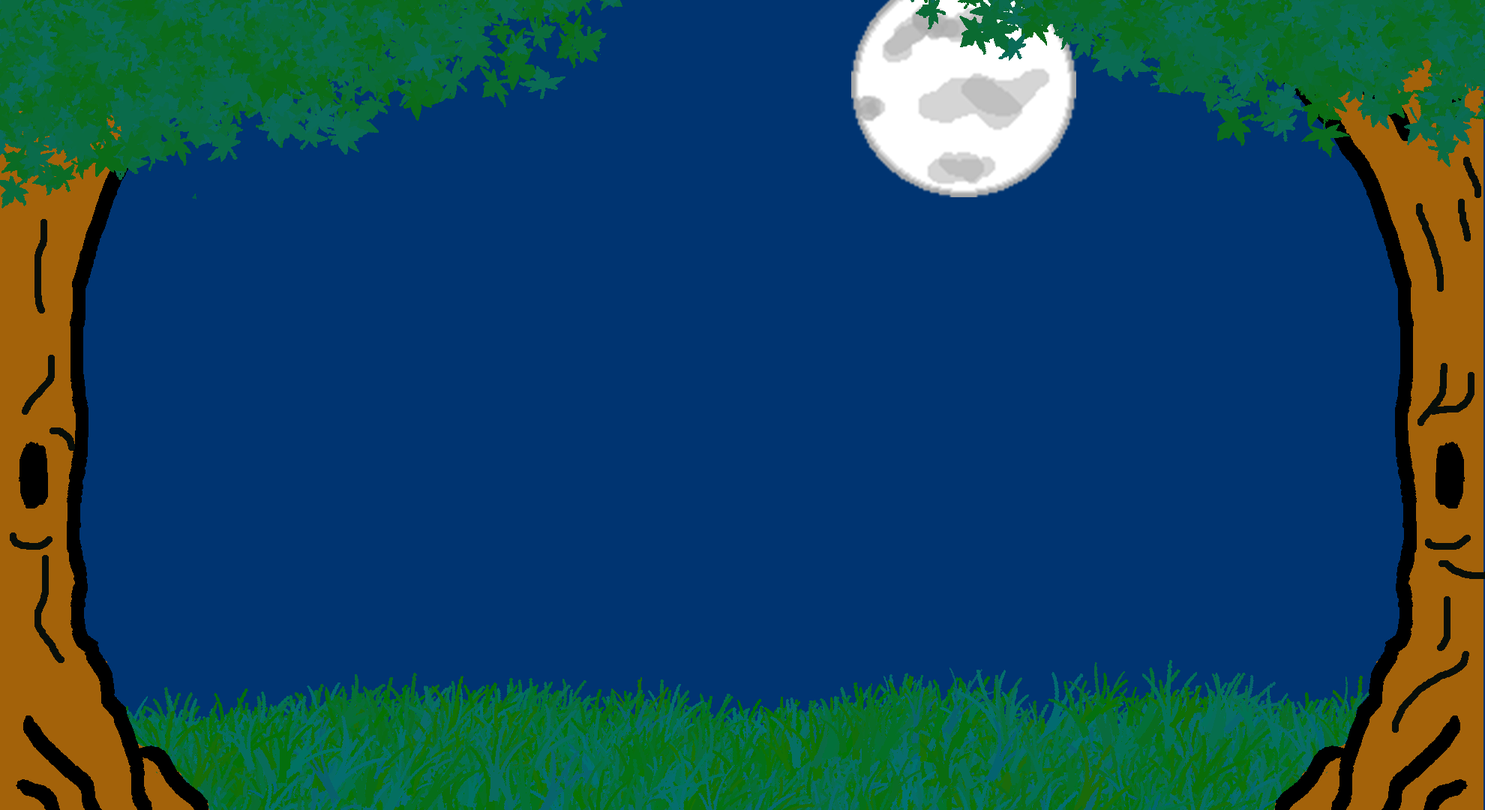
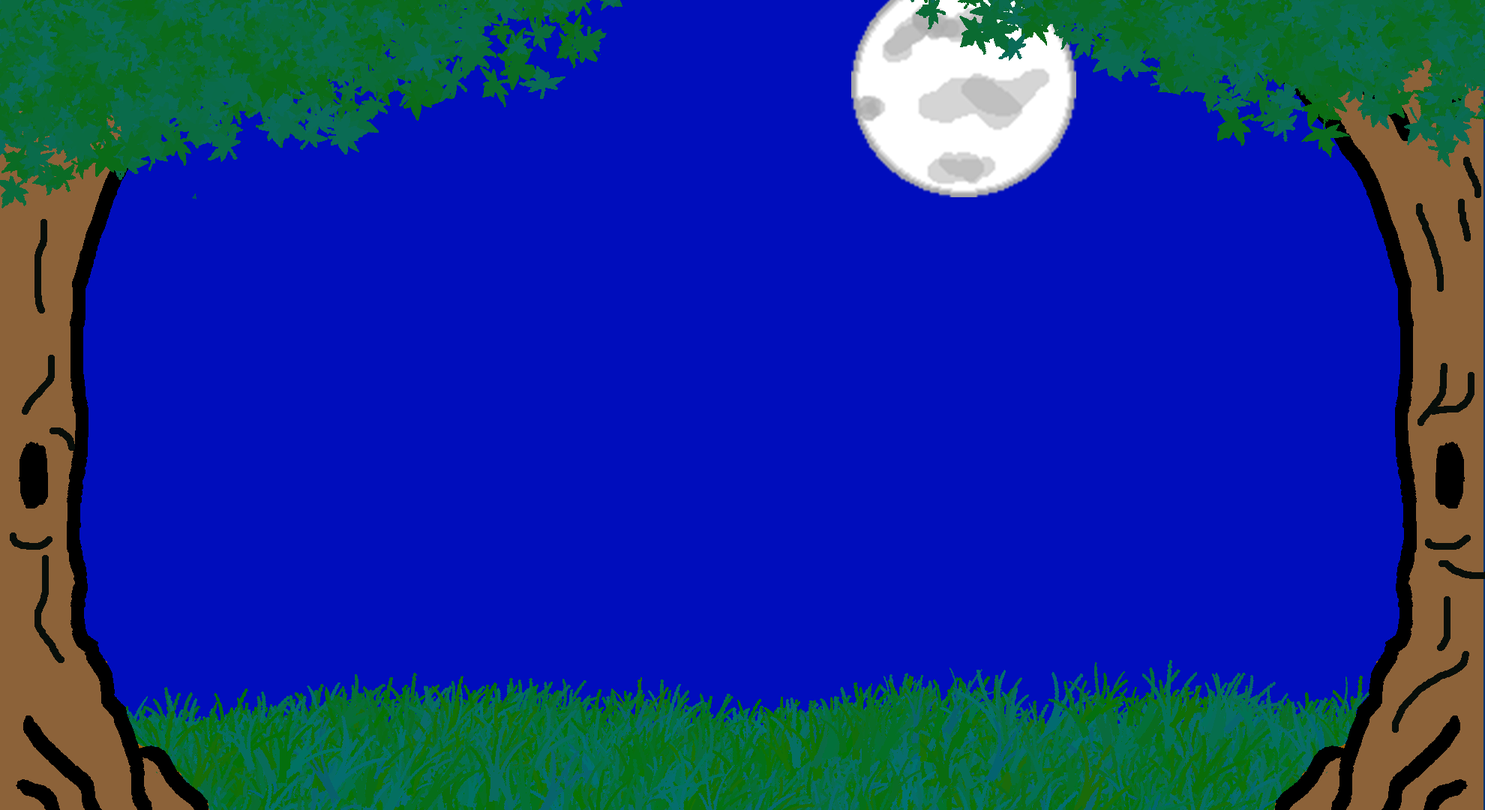
Revision of a layered 1485 x 810 image; what changed, layer by layer:
painted on "Layer 4" over box(1207, 3, 1484, 810)
painted on "Layer 1" over box(0, 102, 277, 810)
painted on "Layer 9" over box(0, 0, 1479, 810)
